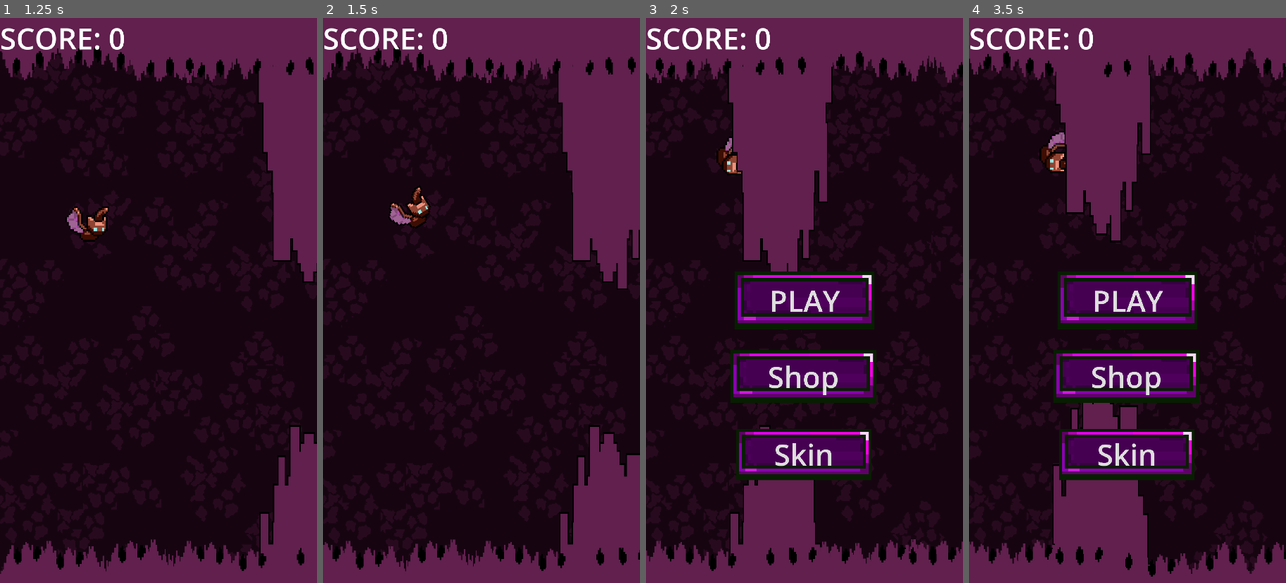
Above: before the commit, frames 1-4 (left to right).
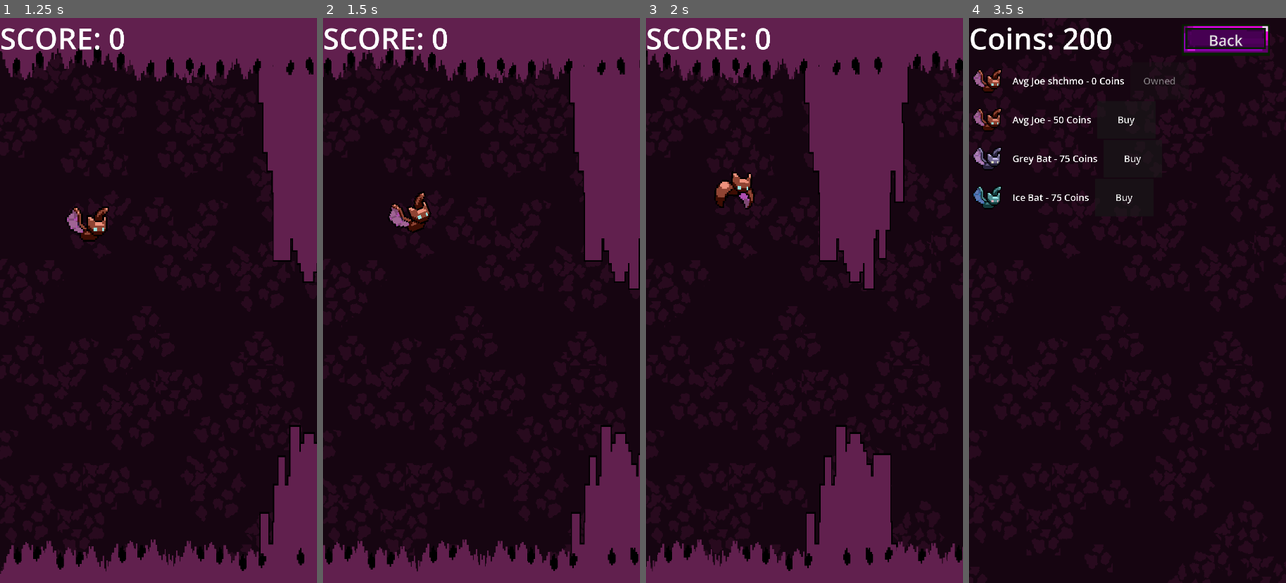
Above: after the commit, the same moments.

Repository: bsmit104/Batsy
Game: Godot game, scene res://scenes/main.tscn
The game is run twice, just before and just after one commit, with the same random seed, the same clock (stepped at 60 frames per second) and the same inputs.
Inputs (mouse positions are in pixels of both pictures, inside the frame that each line leads up to):
- Up to frame 1 (1.25 s): click "PLAY" at 0.5 s
- Up to frame 2 (1.5 s): tap Enter at 1.25 s; move the mouse to (551, 272) at 1.27 s; tap R at 1.35 s; click (551, 272) at 1.42 s
- Up to frame 3 (2 s): no input
- Up to frame 4 (3.5 s): click (1127, 300) at 2 s, where only the run before the commit has a clickable "PLAY"; click (1127, 373) at 2.75 s, where only the run after the commit has a clickable "Shop"

Frame 1 is identical in both runs. In frame 2, 7.3% of the frame differs, in the area x 0-100%, y 4-98%; in frame 3, 37%; in frame 4, 38%, in the area x 0-100%, y 0-100%.

Commit message:
coin started

Diff:
--- a/batsy/characterSelect.gd
+++ b/batsy/characterSelect.gd
@@ -34,7 +34,6 @@
 	#get_tree().change_scene_to_file("res://scenes/main.tscn")
 
 
-
 extends Control
 
 var owned_characters = ["default"]
@@ -61,6 +60,12 @@
 			var hbox = HBoxContainer.new()
 			hbox.add_theme_constant_override("separation", 20)
 
+			# Character Image (added image for character)
+			var image = TextureRect.new()
+			image.texture = load(character["image"])
+			image.custom_minimum_size = Vector2(128, 128)  # Adjust size of image
+			hbox.add_child(image)
+
 			# Character Name Label
 			var label = Label.new()
 			label.text = character["name"]
@@ -82,15 +87,11 @@
 
 			container.add_child(hbox)
 
-#
-	## Save selection globally (optional)
-	#Global.selected_character = selected_character
 func _on_character_selected(character):
 	selected_character = character["id"]
 	Global.selected_character = selected_character  # Save globally
 	save_selected_character()
 	update_character_list()  # Refresh UI
-
 
 func save_selected_character():
 	var file = FileAccess.open("user://savegame.json", FileAccess.WRITE)
@@ -114,12 +115,6 @@
 			selected_character = saved_data["selected_character"]
 
 
-
-
-
-
-
-#
 #extends Control
 #
 #var owned_characters = ["default"]
@@ -160,12 +155,13 @@
 			#button.connect("pressed", Callable(self, "_on_character_selected").bind(character))
 			#hbox.add_child(button)
 #
-			## Highlight selected character
+			## Check if this character is selected
 			#if character["id"] == selected_character:
 				#button.text = "Equipped"
 				#button.disabled = true
 #
 			#container.add_child(hbox)
+#
 ##
 	### Save selection globally (optional)
 	##Global.selected_character = selected_character
@@ -174,6 +170,7 @@
 	#Global.selected_character = selected_character  # Save globally
 	#save_selected_character()
 	#update_character_list()  # Refresh UI
+#
 #
 #func save_selected_character():
 	#var file = FileAccess.open("user://savegame.json", FileAccess.WRITE)
@@ -188,3 +185,10 @@
 		#var file = FileAccess.open("user://shop_save.json", FileAccess.READ)
 		#var data = JSON.parse_string(file.get_as_text())
 		#owned_characters = data["owned_characters"]
+#
+	## Load selected character from savegame.json
+	#if FileAccess.file_exists("user://savegame.json"):
+		#var file = FileAccess.open("user://savegame.json", FileAccess.READ)
+		#var saved_data = JSON.parse_string(file.get_as_text())
+		#if saved_data is Dictionary and "selected_character" in saved_data:
+			#selected_character = saved_data["selected_character"]
--- a/batsy/scenes/bat.gd
+++ b/batsy/scenes/bat.gd
@@ -2,7 +2,7 @@
 
 const GRAVITY : int = 1000
 const MAX_VEL : int = 600
-const FLAP_SPEED : int = -700
+const FLAP_SPEED : int = -500
 var flying : bool = false
 var falling : bool = false
 const START_POS = Vector2(300, 700)
--- /dev/null
+++ b/batsy/scenes/coin.gd
@@ -0,0 +1,10 @@
+extends Area2D
+
+signal collected
+
+func _ready():
+	set_process(true)
+
+func _on_body_entered(body):
+	if body.name == "Bat":  # Assuming your bat is named "Bat"
+		emit_signal("collected")
--- /dev/null
+++ b/batsy/scenes/coin.tscn
@@ -0,0 +1,44 @@
+[gd_scene load_steps=8 format=3 uid="uid://dmujdku3ujoyf"]
+
+[ext_resource type="Texture2D" uid="uid://bok8dho4ihcav" path="res://assets/coin/coin1.png" id="1_fvk46"]
+[ext_resource type="Script" path="res://scenes/coin.gd" id="1_y633c"]
+[ext_resource type="Texture2D" uid="uid://ycx8ab6qlci5" path="res://assets/coin/coin2.png" id="2_v5gq2"]
+[ext_resource type="Texture2D" uid="uid://dt70dgvkjdhmn" path="res://assets/coin/coin3.png" id="3_su5wy"]
+[ext_resource type="Texture2D" uid="uid://5f4b3pjlq7r0" path="res://assets/coin/coin4.png" id="4_c4tli"]
+
+[sub_resource type="SpriteFrames" id="SpriteFrames_5esl7"]
+animations = [{
+"frames": [{
+"duration": 1.0,
+"texture": ExtResource("1_fvk46")
+}, {
+"duration": 1.0,
+"texture": ExtResource("2_v5gq2")
+}, {
+"duration": 1.0,
+"texture": ExtResource("3_su5wy")
+}, {
+"duration": 1.0,
+"texture": ExtResource("4_c4tli")
+}],
+"loop": true,
+"name": &"default",
+"speed": 5.0
+}]
+
+[sub_resource type="CircleShape2D" id="CircleShape2D_xy4l6"]
+radius = 72.0069
+
+[node name="Coin" type="Area2D"]
+script = ExtResource("1_y633c")
+
+[node name="AnimatedSprite2D" type="AnimatedSprite2D" parent="."]
+position = Vector2(440.75, 410.75)
+scale = Vector2(16.7222, 16.7222)
+sprite_frames = SubResource("SpriteFrames_5esl7")
+
+[node name="CollisionShape2D" type="CollisionShape2D" parent="."]
+position = Vector2(439, 412)
+shape = SubResource("CircleShape2D_xy4l6")
+
+[connection signal="body_entered" from="." to="." method="_on_body_entered"]
--- a/batsy/scenes/main.gd
+++ b/batsy/scenes/main.gd
@@ -1,3 +1,238 @@
+#extends Node
+#
+##@export var rock_scene : PackedScene
+#@export var rock_scenes : Array[PackedScene]
+#@export var coin_scene : PackedScene  # Your coin scene
+#var coins_collected : int = 0  # Track collected coins
+#
+#var game_running : bool
+#var game_over : bool
+#var scroll
+#var score
+#const SCROLL_SPEED : int = 20
+#var screen_size : Vector2i
+#var rocks : Array
+#const ROCK_DELAY : int = 50
+#const ROCK_RANGE : int = 200
+#var ground_width : int
+#var ground_height : int
+#var last_rock_x = 0  # Tracks the last rock's x position
+#const ROCK_SPACING_X = 400  # Set a fixed spacing between rocks
+#
+#var rock_pool : Array = []
+#
+#func _ready():
+	#screen_size = get_window().size
+	#ground_width = $Ground1.get_child(0).texture.get_width()  # Assuming the TextureRect is the first child of Ground1
+	#$Ground2.position.x = $Ground1.position.x + ground_width  # Position the second ground next to the first
+	#ground_height = $Ground1.get_node("Sprite2D").texture.get_height()
+	##new_game()
+	## Start in game-over state (as if the player had already lost)
+	#game_running = false
+	#game_over = true  # Set game_over so the player can't interact yet
+	#$Menu.show()  # Show the death menu at the start
+	#
+#func new_game():
+	#game_running = false
+	#game_over = false
+	#score = 0
+	#scroll = 0
+	#$ScoreLabel.text = "SCORE: " + str(score)
+	#$Menu.hide()
+#
+	## Reset object pool
+	#for rock in rock_pool:
+		#rock.queue_free()
+	#rock_pool.clear()
+	#rocks.clear()
+#
+	## Reset last rock position for proper spacing
+	#last_rock_x = 0
+#
+	#generate_rocks()
+#
+	## Reload the selected character in case the player changed it
+	#$Bat.selected_character = Global.selected_character
+	#$Bat.load_character_animation()
+	#$Bat.reset()
+#
+	#
+#func _input(event):
+	#if game_over == false:
+		#if event is InputEventMouseButton:
+			#if event.button_index == MOUSE_BUTTON_LEFT and event.pressed:
+				#if game_running == false:
+					#start_game()
+				#else:
+					#if $Bat.flying:
+						#$Bat.flap()
+						#check_top()
+#
+#func start_game():
+	#game_running = true
+	#$Bat.flying = true
+	#$Bat.flap()
+	#$RockTimer.start()
+#
+#func _process(delta):
+	#if game_running:
+		## Move both ground sprites
+		#$Ground1.position.x -= SCROLL_SPEED
+		#$Ground2.position.x -= SCROLL_SPEED
+#
+		## Reset position when a ground sprite moves fully off-screen
+		#if $Ground1.position.x <= -ground_width:
+			#$Ground1.position.x = $Ground2.position.x + ground_width
+		#if $Ground2.position.x <= -ground_width:
+			#$Ground2.position.x = $Ground1.position.x + ground_width
+#
+		#for rock in rocks:
+			#rock.position.x -= SCROLL_SPEED
+#
+#
+#
+#func _on_rock_timer_timeout() -> void:
+	#generate_rocks()
+#
+#func get_pooled_rock():
+	## Reuse an existing rock if available
+	#for rock in rock_pool:
+		#if not rock.visible:
+			#return rock
+	#
+	## If none are available, create a new one
+	#var rock_scene = rock_scenes[randi() % rock_scenes.size()]
+	#var new_rock = rock_scene.instantiate()
+	#add_child(new_rock)
+	#rock_pool.append(new_rock)
+	#return new_rock
+#
+##func generate_rocks():
+	##if rock_scenes.is_empty():
+		##return  # Prevent errors if no rock scenes are assigned
+##
+	### Get a rock from the pool (existing or new)
+	##var rock = get_pooled_rock()
+	##rock.show()  # Make sure the rock is visible
+	##rock.set_process(true)
+##
+	### Ensure consistent spacing between rocks
+	##var min_x = last_rock_x + ROCK_SPACING_X
+	##rock.position.x = max(screen_size.x + ROCK_DELAY, min_x)
+	##
+	##rock.position.y = (screen_size.y - ground_height) / 2 + randi_range(-ROCK_RANGE, ROCK_RANGE)
+##
+	### Connect signals only if not already connected
+	##if not rock.hit.is_connected(bat_hit):
+		##rock.hit.connect(bat_hit)
+	##if not rock.scored.is_connected(scored):
+		##rock.scored.connect(scored)
+##
+	### **Do not re-add the rock as a child if it was pooled**
+	##if rock.get_parent() == null:
+		##add_child(rock)  # Only add if it's a new instance
+##
+	##rocks.append(rock)
+##
+	### Update last rock position
+	##last_rock_x = rock.position.x
+#
+## In your generate_rocks() function
+#func generate_rocks():
+	#if rock_scenes.is_empty():
+		#return  # Prevent errors if no rock scenes are assigned
+#
+	## Get a rock from the pool (existing or new)
+	#var rock = get_pooled_rock()
+	#rock.show()  # Make sure the rock is visible
+	#rock.set_process(true)
+#
+	## Ensure consistent spacing between rocks
+	#var min_x = last_rock_x + ROCK_SPACING_X
+	#rock.position.x = max(screen_size.x + ROCK_DELAY, min_x)
+	#
+	#rock.position.y = (screen_size.y - ground_height) / 2 + randi_range(-ROCK_RANGE, ROCK_RANGE)
+#
+	## Connect signals only if not already connected
+	#if not rock.hit.is_connected(bat_hit):
+		#rock.hit.connect(bat_hit)
+	#if not rock.scored.is_connected(scored):
+		#rock.scored.connect(scored)
+#
+	## **Do not re-add the rock as a child if it was pooled**
+	#if rock.get_parent() == null:
+		#add_child(rock)  # Only add if it's a new instance
+#
+	#rocks.append(rock)
+#
+	## Spawn coins around the rock
+	#spawn_coins(rock)
+#
+	## Update last rock position
+	#last_rock_x = rock.position.x
+#
+## Function to spawn coins in the coin zones around the rock
+#func spawn_coins(rock):
+	## Assuming rock has a "CoinZone" child (CollisionShape2D or Area)
+	#var coin_zones = rock.get_children()
+	#
+	#for zone in coin_zones:
+		#if zone is Area2D or CollisionShape2D:
+			## Randomly decide if a coin should spawn in this zone
+			#if randi() % 2 == 0:  # 50% chance to spawn a coin
+				#var coin = coin_scene.instantiate()
+				#var zone_pos = zone.position
+				#coin.position = zone_pos + Vector2(randi_range(-50, 50), randi_range(-50, 50))  # Add some randomness to position within the zone
+				#add_child(coin)
+				#
+				## Use a lambda to pass the coin argument in the connect call
+				#coin.connect("body_entered", Callable(self, "_on_coin_collected").bind(coin))  # Pass coin as argument using .bind()
+#
+## Coin collection signal handler
+#func _on_coin_collected(coin):
+	#coins_collected += 1
+	#print("Coins collected: ", coins_collected)
+	#coin.queue_free()  # Remove coin after collection
+	#update_shop_coins()  # Update coin count in the shop
+#
+## Update the coin count in the shop
+#func update_shop_coins():
+	#var shop = get_node("/root/Shop")  # Adjust the path to your Shop node
+	#shop.coins = coins_collected
+	#shop.update_coins_label()
+#
+#func scored():
+	#score += 1
+	#$ScoreLabel.text = "SCORE: " + str(score)
+#
+#func check_top():
+	#if $Bat.position.y < 0:
+		#$Bat.falling = true
+		#stop_game()
+#
+#func stop_game():
+	#$RockTimer.stop()
+	#$Menu.show()
+	#$Bat.flying = false
+	#game_running = false
+	#game_over = true
+#
+#func bat_hit():
+	#$Bat.falling = true
+	#stop_game()
+#
+#func _on_ground_1_hit() -> void:
+	#$Bat.falling = true
+	#stop_game()
+#
+#func _on_ground_2_hit() -> void:
+	#$Bat.falling = true
+	#stop_game()
+#
+#func _on_menu_restart() -> void:
+	#new_game()
+
+
 extends Node
 
 #@export var rock_scene : PackedScene
@@ -7,7 +242,7 @@
 var game_over : bool
 var scroll
 var score
-const SCROLL_SPEED : int = 20
+const SCROLL_SPEED : int = 10
 var screen_size : Vector2i
 var rocks : Array
 const ROCK_DELAY : int = 50
@@ -54,26 +289,6 @@
 	$Bat.load_character_animation()
 	$Bat.reset()
 
-#func new_game():
-	#game_running = false
-	#game_over = false
-	#score = 0
-	#scroll = 0
-	#$ScoreLabel.text = "SCORE: " + str(score)
-	#$Menu.hide()
-	#
-	## Reset object pool
-	#for rock in rock_pool:
-		#rock.queue_free()
-	#rock_pool.clear()
-	#rocks.clear()
-	#
-	## **Reset last_rock_x to ensure proper spawning**
-	#last_rock_x = 0  # Reset to the leftmost screen edge
-	#
-	##rocks.clear()
-	#generate_rocks()
-	#$Bat.reset()
 
 func _input(event):
 	if game_over == false:
@@ -190,6 +405,34 @@
 
 
 
+
+
+
+
+
+
+
+#func new_game():
+	#game_running = false
+	#game_over = false
+	#score = 0
+	#scroll = 0
+	#$ScoreLabel.text = "SCORE: " + str(score)
+	#$Menu.hide()
+	#
+	## Reset object pool
+	#for rock in rock_pool:
+		#rock.queue_free()
+	#rock_pool.clear()
+	#rocks.clear()
+	#
+	## **Reset last_rock_x to ensure proper spawning**
+	#last_rock_x = 0  # Reset to the leftmost screen edge
+	#
+	##rocks.clear()
+	#generate_rocks()
+	#$Bat.reset()
+
 #func generate_rocks():
 	#if rock_scenes.is_empty():
 		#return  # Prevent errors if no rock scenes are assigned
--- a/batsy/shop.gd
+++ b/batsy/shop.gd
@@ -14,6 +14,11 @@
 func load_character_data():
 	var file = FileAccess.open("res://characters.json", FileAccess.READ)
 	character_data = JSON.parse_string(file.get_as_text())
+
+#adding
+func update_shop_coins():
+	$CoinsLabel.text = "Coins: " + str(coins)
+#
 
 func update_shop():
 	var container = $CharacterScroll/CharacterList
Binary file added: batsy/assets/coin/coin1.png
Not shown, added: batsy/assets/coin/coin1.png.import
Binary file added: batsy/assets/coin/coin2.png
Not shown, added: batsy/assets/coin/coin2.png.import
Binary file added: batsy/assets/coin/coin3.png
Not shown, added: batsy/assets/coin/coin3.png.import
Binary file added: batsy/assets/coin/coin4.png
Not shown, added: batsy/assets/coin/coin4.png.import
